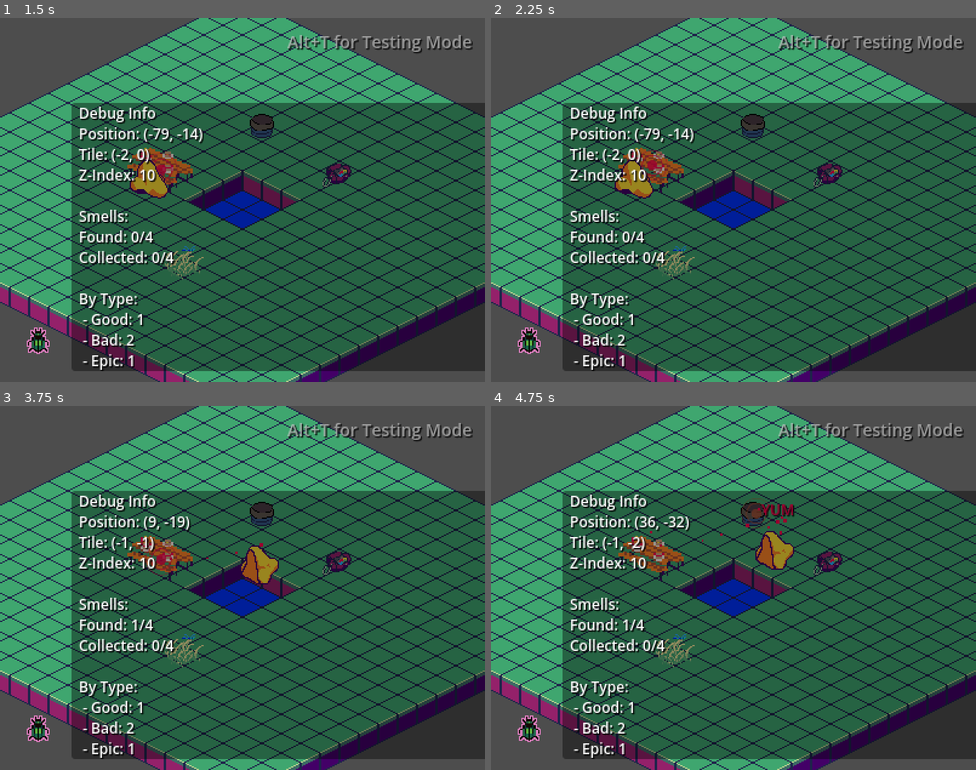
Above: before the commit, frames 1-4 (two rows, left to right).
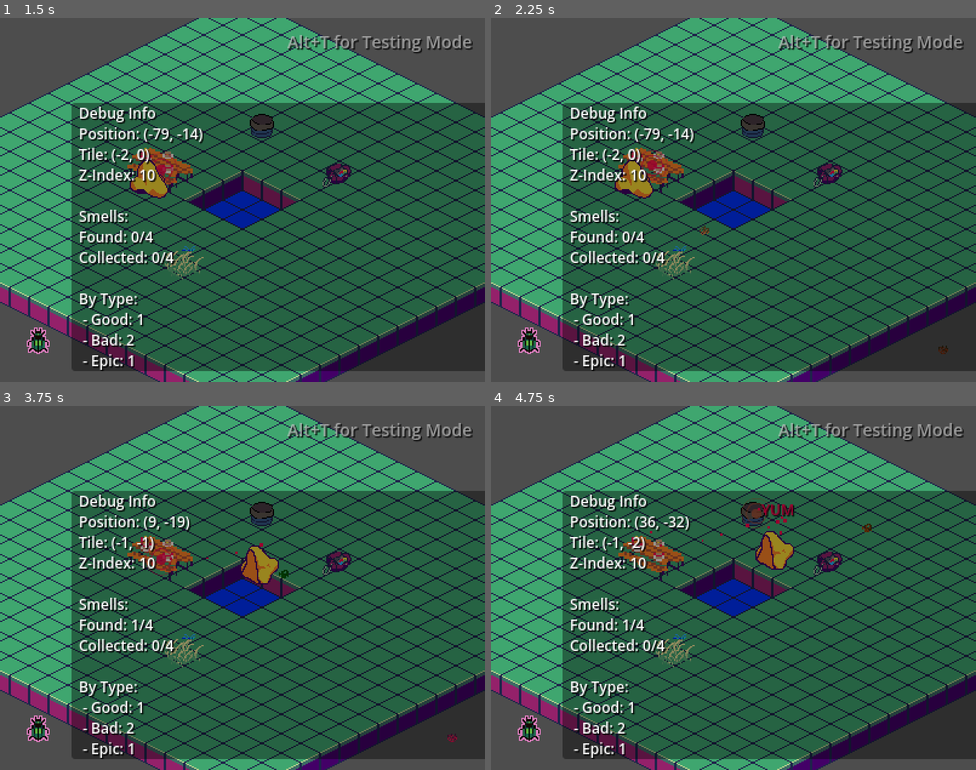
Above: after the commit, the same moments.

Repository: ArrHarper/good-smells-game
Game: Godot game, scene res://scenes/main/main.tscn
Same seed, same stepped clock (60 frames per second), same inputs: the game is played once before the commit and once after it.
Inputs (mouse positions are in pixels of both pictures, inside the frame that each line leads up to):
- Up to frame 1 (1.5 s): click (38, 338) at 0.5 s; tap Enter at 1.25 s; hold Right (ui_right) from 1.28 s (still down); tap Space (smell) at 1.35 s
- Up to frame 2 (2.25 s): tap F at 1.55, 2.1 s; release Right (ui_right) at 2.03 s; hold Down (ui_down) from 2.03 s (still down)
- Up to frame 3 (3.75 s): tap Space (smell) at 2.3, 2.85 s; release Down (ui_down) at 2.78 s; hold Right (ui_right) 2.78-3.53 s; tap F at 3.05, 3.6 s; hold Up (ui_up) from 3.53 s (still down)
- Up to frame 4 (4.75 s): tap Space (smell) at 3.8, 4.35 s; release Up (ui_up) at 4.28 s; hold Left (ui_left) from 4.28 s (still down); tap F at 4.55 s

Frame 1 is identical in both runs. In frame 2, less than 0.1% of the frame differs, in the area x 43-95%, y 57-93%; in frame 3, less than 0.1%, in the area x 57-95%, y 45-93%; in frame 4, less than 0.1%.

Commit message:
added nose projectile system

Diff:
--- a/scenes/main/testing.tscn
+++ b/scenes/main/testing.tscn
@@ -3,11 +3,11 @@
 [ext_resource type="Script" uid="uid://bkaoxjsh3sgu2" path="res://scenes/main/testing.gd" id="1_0wfyh"]
 [ext_resource type="FontFile" uid="uid://c022ogphrgx6o" path="res://assets/VAGABONDED-BOLD.TTF" id="3_6q06x"]
 [ext_resource type="PackedScene" uid="uid://b0dw3hyhtyow2" path="res://scenes/player/player.tscn" id="3_sugp2"]
-[ext_resource type="PackedScene" uid="uid://dbw0qdadjukii" path="res://scenes/smells/smell.tscn" id="4_lfxvs"]
 [ext_resource type="PackedScene" uid="uid://dj02ug1o3ysit" path="res://scenes/collectibles/collectible.tscn" id="5_collect"]
 [ext_resource type="PackedScene" uid="uid://imdjiojyjkr7" path="res://scenes/main/flatmap.tscn" id="6_ismap"]
+[ext_resource type="Texture2D" uid="uid://b654h14mwfmdw" path="res://assets/images/wall-L.png" id="9_4a3mp"]
 [ext_resource type="Script" uid="uid://cgjy8m8js40ne" path="res://scenes/main/title.gd" id="9_m3u8n"]
-[ext_resource type="Texture2D" uid="uid://bxucoxsvw7plu" path="res://assets/images/hotdogpicnictable.png" id="11_ouso4"]
+[ext_resource type="Texture2D" uid="uid://dd8bjj0qbaono" path="res://assets/images/breakableBlock.png" id="10_8xyq7"]
 [ext_resource type="Script" uid="uid://cydmbfbpsasyb" path="res://scripts/game_scale.gd" id="11_scaler"]
 [ext_resource type="Texture2D" uid="uid://csy8a42wvmn2u" path="res://assets/images/dragonflygrass.png" id="12_blune"]
 
@@ -62,27 +62,9 @@
 z_index = 10
 position = Vector2(-102, -26)
 
-[node name="GoodSmell1" parent="." instance=ExtResource("4_lfxvs")]
-z_index = 5
-position = Vector2(-67, -26)
-smell_name = "Flowers"
-smell_type = "good"
-smell_message = "Mmm, fresh flowers!"
-points = 25
-particles_color = Color(1, 0, 0.301961, 1)
-
-[node name="EpicSmell1" parent="." instance=ExtResource("4_lfxvs")]
-z_index = 5
-position = Vector2(145, 7)
-smell_name = "Chocolate"
-smell_type = "epic"
-smell_message = "Delicious chocolate!"
-points = 25
-particles_color = Color(0, 1, 0.8, 1)
-
 [node name="CommonCollectible" parent="." instance=ExtResource("5_collect")]
 z_index = 5
-position = Vector2(50, 40)
+position = Vector2(-223, 31)
 collectible_name = "Coin"
 collectible_message = "You found a coin!"
 points = 10
@@ -94,11 +76,26 @@
 z_index = 5
 y_sort_enabled = true
 
-[node name="Sprite2D" type="Sprite2D" parent="MapObjects"]
-position = Vector2(-68, -24)
-scale = Vector2(1.79688, 1.60938)
-texture = ExtResource("11_ouso4")
-
-[node name="Sprite2D2" type="Sprite2D" parent="MapObjects"]
+[node name="GrassSprite" type="Sprite2D" parent="MapObjects"]
 position = Vector2(-48, 54)
 texture = ExtResource("12_blune")
+
+[node name="wallSprite1" type="Sprite2D" parent="MapObjects"]
+position = Vector2(34, -120)
+texture = ExtResource("9_4a3mp")
+
+[node name="wallSprite2" type="Sprite2D" parent="MapObjects"]
+position = Vector2(50, -112)
+texture = ExtResource("9_4a3mp")
+
+[node name="wallSprite3" type="Sprite2D" parent="MapObjects"]
+position = Vector2(66, -104)
+texture = ExtResource("9_4a3mp")
+
+[node name="breakableSprite" type="Sprite2D" parent="MapObjects"]
+position = Vector2(144, -80)
+texture = ExtResource("10_8xyq7")
+
+[node name="breakableSprite2" type="Sprite2D" parent="MapObjects"]
+position = Vector2(176, -64)
+texture = ExtResource("10_8xyq7")
--- /dev/null
+++ b/scenes/main/testing2.gd
@@ -0,0 +1,250 @@
+extends Node2D
+
+# UI scene for displaying messages
+var ui_scene = preload("res://scenes/UI/UI.tscn")
+var ui_instance
+
+# Isometric map constants - match these with the player script
+const TILE_WIDTH = 32
+const TILE_HEIGHT = 16
+const MIN_TILE_X = 0
+const MAX_TILE_X = 21
+const MIN_TILE_Y = 0
+const MAX_TILE_Y = 21
+
+# Debug mode - set to true for testing scene
+@export var debug_mode = true
+
+func _ready():
+	# Set window title to indicate testing mode
+	DisplayServer.window_set_title("Good Smells - TESTING MODE")
+
+	# Configure TileSet error handling
+	if Engine.has_singleton("ErrorHandler"):
+		var error_handler = Engine.get_singleton("ErrorHandler")
+		error_handler.register_tilemaps(self)
+		error_handler.suppress_tileset_errors()
+
+	# Create UI instance
+	ui_instance = ui_scene.instantiate()
+	add_child(ui_instance)
+
+	# Connect to smell animation completed signals
+	connect_smell_signals()
+
+	# Position smells on the isometric map if needed
+	position_smells_isometrically()
+
+	# Setup additional testing specific functionality
+	setup_testing_environment()
+
+	if debug_mode:
+		print("TESTING scene ready with isometric map")
+		print("Map boundaries: ", get_map_boundaries())
+		print("Available smell objects:", count_smell_objects())
+
+# Setup additional testing environment features
+func setup_testing_environment():
+	# Add testing label to indicate this is a testing scene
+	if has_node("TitleLabel"):
+		$TitleLabel.text = "TESTING SCENE"
+		$TitleLabel.modulate = Color(1, 0.5, 0.5, 1) # Reddish tint for testing
+
+	# Log message to help differentiate from main scene in console
+	print("=== TESTING SCENE INITIALIZED ===")
+	print("This is a testing environment for game mechanics.")
+	print("Any changes made here won't affect the main game.")
+
+# Connect to all smell objects' animation_completed signals
+func connect_smell_signals():
+	var smell_nodes = get_tree().get_nodes_in_group("smell")
+
+	for smell in smell_nodes:
+		# Connect to animation_completed signal
+		if smell.has_signal("animation_completed") and not smell.is_connected("animation_completed", _on_smell_animation_completed):
+			smell.connect("animation_completed", _on_smell_animation_completed)
+
+			if debug_mode:
+				print("Connected to smell animation signal: " + smell.smell_name)
+
+		# No need to connect to smell_detected signal here as it's handled by the player now
+
+# Function to get map boundaries - can be called by child nodes
+func get_map_boundaries():
+	# Default map boundaries for 21x21 map, anchored at top
+	var bounds = {
+		"min_x": - 5,
+		"max_x": 4,
+		"min_y": - 5,
+		"max_y": 4
+	}
+
+	# If we have a reference to the IsometricMap and its FloorMap, try to get the actual boundaries
+	if has_node("IsometricMap") and $IsometricMap.has_node("FloorMap"):
+		var floor_map = $IsometricMap.get_node("FloorMap")
+		if floor_map and floor_map.has_method("get_used_rect"):
+			var rect = floor_map.get_used_rect()
+			bounds = {
+				"min_x": rect.position.x,
+				"max_x": rect.position.x + rect.size.x - 1,
+				"min_y": rect.position.y,
+				"max_y": rect.position.y + rect.size.y - 1
+			}
+
+	return bounds
+
+# Function to position all smell objects on the isometric map properly
+func position_smells_isometrically():
+	# Get all smell objects in the scene
+	var smell_nodes = get_tree().get_nodes_in_group("smell")
+
+	if smell_nodes.is_empty():
+		# If no smell nodes were found in the group, try to find them by type
+		# This handles cases where smell objects might not be in the correct group yet
+		var all_nodes = get_tree().get_nodes_in_group("smell")
+		for node in all_nodes:
+			if node is Smell:
+				smell_nodes.append(node)
+
+		# Also find any child smell nodes in this scene
+		for child in get_children():
+			if child is Smell:
+				smell_nodes.append(child)
+
+	if debug_mode:
+		print("Found ", smell_nodes.size(), " smell objects to position")
+
+	# No longer setting z-index dynamically. Smells will use their scene-defined z-index values
+	if debug_mode:
+		for smell in smell_nodes:
+			print("Smell: ", smell.name, " with z-index ", smell.z_index)
+
+# Handle smell detection from player - This is now unused as messages appear above player
+func _on_smell_detected(smell_text, smell_type):
+	if debug_mode:
+		print("SMELL SIGNAL: Main received smell_detected signal from player")
+		print("SMELL SIGNAL: - Message: '" + smell_text + "'")
+		print("SMELL SIGNAL: - Type: '" + smell_type + "'")
+
+	# We no longer show the message in the UI as it appears above the player
+
+# Handle smell animation completed signal - This is now unused as messages appear above player
+func _on_smell_animation_completed(smell_data):
+	if debug_mode:
+		print("SMELL SIGNAL: Smell animation_completed signal received")
+		print("SMELL SIGNAL: - Data received: " + str(smell_data))
+
+	# We no longer show the message in the UI as it appears above the player
+
+# Count the number of smell objects in the scene
+func count_smell_objects():
+	var counts = {
+		"total": 0,
+		"good": 0,
+		"bad": 0,
+		"epic": 0,
+		"neutral": 0,
+		"detected": 0, # Smells that have been found/detected
+		"collected": 0 # Smells that have been fully collected
+	}
+
+	var smell_nodes = get_tree().get_nodes_in_group("smell")
+	counts["total"] = smell_nodes.size()
+
+	for smell in smell_nodes:
+		if smell is Smell:
+			var type = smell.smell_type
+			if type in counts:
+				counts[type] += 1
+
+			# Count detected and collected smells
+			if "detected" in smell and smell.detected:
+				counts["detected"] += 1
+
+			if "collected" in smell and smell.collected:
+				counts["collected"] += 1
+
+	return counts
+
+# Count the number of collectible objects in the scene
+func count_collectible_objects():
+	var counts = {
+		"total": 0,
+		"common": 0,
+		"rare": 0,
+		"epic": 0,
+		"special": 0,
+		"detected": 0, # Collectibles that have been found/detected
+		"collected": 0 # Collectibles that have been fully collected
+	}
+
+	var collectible_nodes = get_tree().get_nodes_in_group("collectible")
+	counts["total"] = collectible_nodes.size()
+
+	for collectible in collectible_nodes:
+		if collectible is Collectible:
+			var type = collectible.collectible_type
+			if type in counts:
+				counts[type] += 1
+
+			# Count detected and collected collectibles
+			if "detected" in collectible and collectible.detected:
+				counts["detected"] += 1
+
+			if "collected" in collectible and collectible.collected:
+				counts["collected"] += 1
+
+	return counts
+
+# Get the floor tile at a specific world position
+# Returns the tile coordinates or null if no tile exists
+func get_floor_tile_at_position(world_pos: Vector2) -> Vector2i:
+	if has_node("IsometricMap") and $IsometricMap.has_node("FloorMap"):
+		var floor_map = $IsometricMap.get_node("FloorMap")
+		if floor_map:
+			# Activate error filtering if available
+			if Engine.has_singleton("ErrorHandler"):
+				var error_handler = Engine.get_singleton("ErrorHandler")
+				error_handler.filter_message("Checking floor tiles")
+
+			# Convert world position to tile coordinates
+			var tile_pos = IsometricUtils.world_to_tile(world_pos, TILE_WIDTH, TILE_HEIGHT)
+
+			if debug_mode:
+				print("Checking for floor tile at: ", tile_pos, " (from world pos: ", world_pos, ")")
+				print("FloorMap class: ", floor_map.get_class())
+				print("Available methods: has_cell:", floor_map.has_method("has_cell"),
+					", get_cell_source_id:", floor_map.has_method("get_cell_source_id"),
+					", get_cell:", floor_map.has_method("get_cell"))
+
+			# Try different methods to check for a tile
+			var found_tile = false
+
+			# First try: check if TileMapLayer has has_cell method (more reliable)
+			if floor_map.has_method("has_cell"):
+				# Safely call method
+				if floor_map.has_cell(tile_pos):
+					found_tile = true
+					if debug_mode:
+						print("Found floor tile using has_cell at: ", tile_pos)
+					return tile_pos
+
+			# Second try: use get_cell_source_id method
+			if not found_tile and floor_map.has_method("get_cell_source_id"):
+				var source_id = -1
+				# Use call to safely handle API differences
+				source_id = floor_map.call("get_cell_source_id", tile_pos)
+
+				if source_id != -1: # -1 means no tile
+					found_tile = true
+					if debug_mode:
+						print("Found floor tile using get_cell_source_id at: ", tile_pos)
+					return tile_pos
+
+	return Vector2i(-1, -1) # Return invalid coordinates if no tile found
+
+# Handle input for scene switching
+func _input(event):
+	if event.is_action_pressed("switch_scene"):
+		print("Switching to main scene")
+		get_node("/root/SceneSwitcher").switch_to_main()
--- /dev/null
+++ b/scenes/main/testing2.tscn
@@ -0,0 +1,104 @@
+[gd_scene load_steps=12 format=3 uid="uid://cn7nud31j7rd8"]
+
+[ext_resource type="Script" uid="uid://bkaoxjsh3sgu2" path="res://scenes/main/testing.gd" id="1_hqw5y"]
+[ext_resource type="Script" uid="uid://cydmbfbpsasyb" path="res://scripts/game_scale.gd" id="2_2upy3"]
+[ext_resource type="PackedScene" uid="uid://imdjiojyjkr7" path="res://scenes/main/flatmap.tscn" id="3_2hwg8"]
+[ext_resource type="FontFile" uid="uid://c022ogphrgx6o" path="res://assets/VAGABONDED-BOLD.TTF" id="4_u4j0e"]
+[ext_resource type="Script" uid="uid://cgjy8m8js40ne" path="res://scenes/main/title.gd" id="5_xgegi"]
+[ext_resource type="PackedScene" uid="uid://b0dw3hyhtyow2" path="res://scenes/player/player.tscn" id="6_a6d3d"]
+[ext_resource type="PackedScene" uid="uid://dbw0qdadjukii" path="res://scenes/smells/smell.tscn" id="7_cwgn8"]
+[ext_resource type="PackedScene" uid="uid://dj02ug1o3ysit" path="res://scenes/collectibles/collectible.tscn" id="8_37e5t"]
+[ext_resource type="Texture2D" uid="uid://bxucoxsvw7plu" path="res://assets/images/hotdogpicnictable.png" id="9_m1uoy"]
+[ext_resource type="Texture2D" uid="uid://csy8a42wvmn2u" path="res://assets/images/dragonflygrass.png" id="10_oplav"]
+
+[sub_resource type="LabelSettings" id="LabelSettings_ow5a4"]
+font = ExtResource("4_u4j0e")
+font_size = 28
+font_color = Color(1, 0.301961, 0.301961, 1)
+shadow_size = 9
+shadow_color = Color(0.756863, 0.376471, 0.509804, 1)
+shadow_offset = Vector2(3, 6)
+
+[node name="Testing" type="Node2D"]
+y_sort_enabled = true
+script = ExtResource("1_hqw5y")
+
+[node name="GameScaler" type="Node" parent="."]
+script = ExtResource("2_2upy3")
+
+[node name="IsometricMap" parent="." instance=ExtResource("3_2hwg8")]
+z_index = -1
+
+[node name="CanvasLayer" type="CanvasLayer" parent="."]
+
+[node name="TestModeLabel" type="Label" parent="CanvasLayer"]
+anchors_preset = 1
+anchor_left = 1.0
+anchor_right = 1.0
+offset_left = -174.0
+offset_top = 10.0
+offset_right = -10.0
+offset_bottom = 36.0
+grow_horizontal = 0
+theme_override_colors/font_color = Color(1, 0, 0, 1)
+theme_override_colors/font_shadow_color = Color(0, 0, 0, 1)
+theme_override_constants/shadow_offset_x = 2
+theme_override_constants/shadow_offset_y = 2
+theme_override_font_sizes/font_size = 18
+text = "TESTING MODE (Alt+T)"
+horizontal_alignment = 2
+
+[node name="TitleLabel" type="Label" parent="."]
+offset_left = -184.0
+offset_top = -275.0
+offset_right = 184.0
+offset_bottom = -182.0
+text = "TESTING SCENE"
+label_settings = SubResource("LabelSettings_ow5a4")
+horizontal_alignment = 1
+script = ExtResource("5_xgegi")
+
+[node name="nose" parent="." instance=ExtResource("6_a6d3d")]
+z_index = 10
+position = Vector2(-102, -26)
+
+[node name="GoodSmell1" parent="." instance=ExtResource("7_cwgn8")]
+z_index = 5
+position = Vector2(-67, -26)
+smell_name = "Flowers"
+smell_type = "good"
+smell_message = "Mmm, fresh flowers!"
+points = 25
+particles_color = Color(1, 0, 0.301961, 1)
+
+[node name="EpicSmell1" parent="." instance=ExtResource("7_cwgn8")]
+z_index = 5
+position = Vector2(145, 7)
+smell_name = "Chocolate"
+smell_type = "epic"
+smell_message = "Delicious chocolate!"
+points = 25
+particles_color = Color(0, 1, 0.8, 1)
+
+[node name="CommonCollectible" parent="." instance=ExtResource("8_37e5t")]
+z_index = 5
+position = Vector2(50, 40)
+collectible_name = "Coin"
+collectible_message = "You found a coin!"
+points = 10
+particles_color = Color(1, 0.85, 0, 1)
+
+[node name="Camera2D" type="Camera2D" parent="."]
+
+[node name="MapObjects" type="Node2D" parent="."]
+z_index = 5
+y_sort_enabled = true
+
+[node name="Sprite2D" type="Sprite2D" parent="MapObjects"]
+position = Vector2(-68, -24)
+scale = Vector2(1.79688, 1.60938)
+texture = ExtResource("9_m1uoy")
+
+[node name="Sprite2D2" type="Sprite2D" parent="MapObjects"]
+position = Vector2(-48, 54)
+texture = ExtResource("10_oplav")
--- /dev/null
+++ b/scenes/objects/projectile.gd
@@ -0,0 +1,25 @@
+extends Area2D
+
+var speed = 400
+var direction = Vector2.RIGHT
+var from_player = true
+
+func _ready():
+	# Give the projectile a random color
+	var color = Color(randf(), randf(), randf())
+	$MeshInstance2D.modulate = color
+
+func _process(delta):
+	position += direction * speed * delta
+
+func _on_body_entered(body):
+	if body is Player and from_player:
+		# Ignore collision with the player who fired it
+		return
+
+	# Handle collision with other objects
+	queue_free()
+
+func _on_timer_timeout():
+	# Destroy projectile after its lifetime expires
+	queue_free()
--- /dev/null
+++ b/scenes/objects/projectile.tscn
@@ -0,0 +1,34 @@
+[gd_scene load_steps=5 format=3 uid="uid://bncjqiwh53d7l"]
+
+[ext_resource type="Script" path="res://scenes/objects/projectile.gd" id="1_k2yul"]
+[ext_resource type="Texture2D" uid="uid://csy8a42wvmn2u" path="res://assets/images/dragonflygrass.png" id="2_m72dh"]
+
+[sub_resource type="CircleShape2D" id="CircleShape2D_c13wp"]
+radius = 4.0
+
+[sub_resource type="SphereMesh" id="SphereMesh_vv0n5"]
+radius = 4.0
+height = 8.0
+
+[node name="Projectile" type="Area2D"]
+z_index = 10
+collision_layer = 4
+collision_mask = 3
+script = ExtResource("1_k2yul")
+
+[node name="CollisionShape2D" type="CollisionShape2D" parent="."]
+shape = SubResource("CircleShape2D_c13wp")
+debug_color = Color(0.860096, 0.257474, 0.643905, 0.42)
+
+[node name="MeshInstance2D" type="MeshInstance2D" parent="."]
+texture_filter = 1
+mesh = SubResource("SphereMesh_vv0n5")
+texture = ExtResource("2_m72dh")
+
+[node name="Timer" type="Timer" parent="."]
+wait_time = 2.0
+one_shot = true
+autostart = true
+
+[connection signal="body_entered" from="." to="." method="_on_body_entered"]
+[connection signal="timeout" from="Timer" to="." method="_on_timer_timeout"]
--- a/scenes/player/player.gd
+++ b/scenes/player/player.gd
@@ -23,6 +23,11 @@
 
 # Collectible detection (will reuse the smelling action)
 var pending_collectibles = [] # List of collectible objects to process
+
+# Shooting properties
+var projectile_scene = preload("res://scenes/objects/projectile.tscn")
+var can_shoot = true
+var shoot_cooldown = 0.2 # Time in seconds between shots
 
 # Particle system properties
 var smell_particles = null
@@ -74,6 +79,9 @@
 	# Create smell particles
 	setup_smell_particles()
 
+	# Setup shooting cooldown timer
+	setup_shoot_cooldown_timer()
+
 	# Start playing the default animation
 	if has_node("IsoNoseSprite"):
 		$IsoNoseSprite.play("noseFacingSouthEast")
@@ -92,6 +100,18 @@
 	range_check_timer.connect("timeout", _on_range_check_timer_timeout)
 	add_child(range_check_timer)
 	range_check_timer.start()
+
+# Set up the shooting cooldown timer
+func setup_shoot_cooldown_timer():
+	var timer = Timer.new()
+	timer.name = "ShootCooldownTimer"
+	timer.wait_time = shoot_cooldown
+	timer.one_shot = true
+	timer.connect("timeout", _on_shoot_cooldown_timeout)
+	add_child(timer)
+
+func _on_shoot_cooldown_timeout():
+	can_shoot = true
 
 # Handler for scale changes
 func _on_scale_changed(new_scale):
@@ -707,3 +727,61 @@
 	# Debugging - disabled, now shown in UI debug display
 	# if debug_mode and velocity.length() > 0 and position_report_timer == 0:
 	# 	print("Player z-index fixed at: ", z_index)
+
+# Handle input for player movement and actions
+func _unhandled_input(event):
+	# If F key is pressed, shoot a projectile
+	if event is InputEventKey and event.pressed and event.keycode == KEY_F and can_shoot:
+		shoot_projectile()
+
+# Shoot a projectile in the direction the player is facing
+func shoot_projectile():
+	if !can_shoot:
+		return
+
+	# Determine the direction based on the current animation
+	var direction = Vector2.RIGHT
+	var current_animation = ""
+
+	if has_node("IsoNoseSprite"):
+		current_animation = $IsoNoseSprite.animation
+
+	# Use proper isometric angles (2:1 ratio)
+	if current_animation == "noseFacingNorthEast":
+		direction = Vector2(2, -1).normalized()
+	elif current_animation == "noseFacingNorthWest":
+		direction = Vector2(-2, -1).normalized()
+	elif current_animation == "noseFacingSouthEast":
+		direction = Vector2(2, 1).normalized()
+	elif current_animation == "noseFacingSouthWest":
+		direction = Vector2(-2, 1).normalized()
+
+	# Calculate the projectile spawn offset based on facing direction
+	var offset = Vector2.ZERO
+	var offset_distance = 20 # Distance from center to spawn point
+
+	# Apply offset based on the current animation direction to match nostril position
+	if current_animation == "noseFacingNorthEast":
+		offset = Vector2(offset_distance * 0.4, offset_distance * 0.8)
+	elif current_animation == "noseFacingNorthWest":
+		offset = Vector2(-offset_distance * 0.4, offset_distance * 0.8)
+	elif current_animation == "noseFacingSouthEast":
+		offset = Vector2(offset_distance * 0.4, offset_distance * 0.8)
+	elif current_animation == "noseFacingSouthWest":
+		offset = Vector2(-offset_distance * 0.4, offset_distance * 0.8)
+
+	# Create the projectile instance
+	var projectile = projectile_scene.instantiate()
+	projectile.position = position + offset
+	projectile.direction = direction
+	projectile.from_player = true
+
+	# Add the projectile to the scene
+	get_parent().add_child(projectile)
+
+	# Set cooldown
+	can_shoot = false
+	$ShootCooldownTimer.start()
+
+	if debug_mode:
+		print("Shot projectile in direction: ", direction)
--- a/scripts/globals/scale_helper.gd
+++ b/scripts/globals/scale_helper.gd
@@ -1,7 +1,7 @@
 extends Node
 
 # Scale factor for game elements - should match window/stretch/scale in project settings
-const SCALE_FACTOR = 3.0
+const SCALE_FACTOR = 2.0
 
 # Nodes that should be excluded from scaling (UI elements)
 static var exclude_scaling = ["CanvasLayer", "TitleLabel", "Camera2D"]
Binary file added: assets/images/breakableBlock.aseprite
Binary file added: assets/images/breakableBlock.png
Not shown, added: assets/images/breakableBlock.png.import
Binary file added: assets/images/stoneBlock.png
Not shown, added: assets/images/stoneBlock.png.import
Binary file added: assets/images/wall-L.png
Not shown, added: assets/images/wall-L.png.import
Binary file added: assets/images/wall-R.png
Not shown, added: assets/images/wall-R.png.import
Not shown, added: scenes/main/testing2.gd.uid
